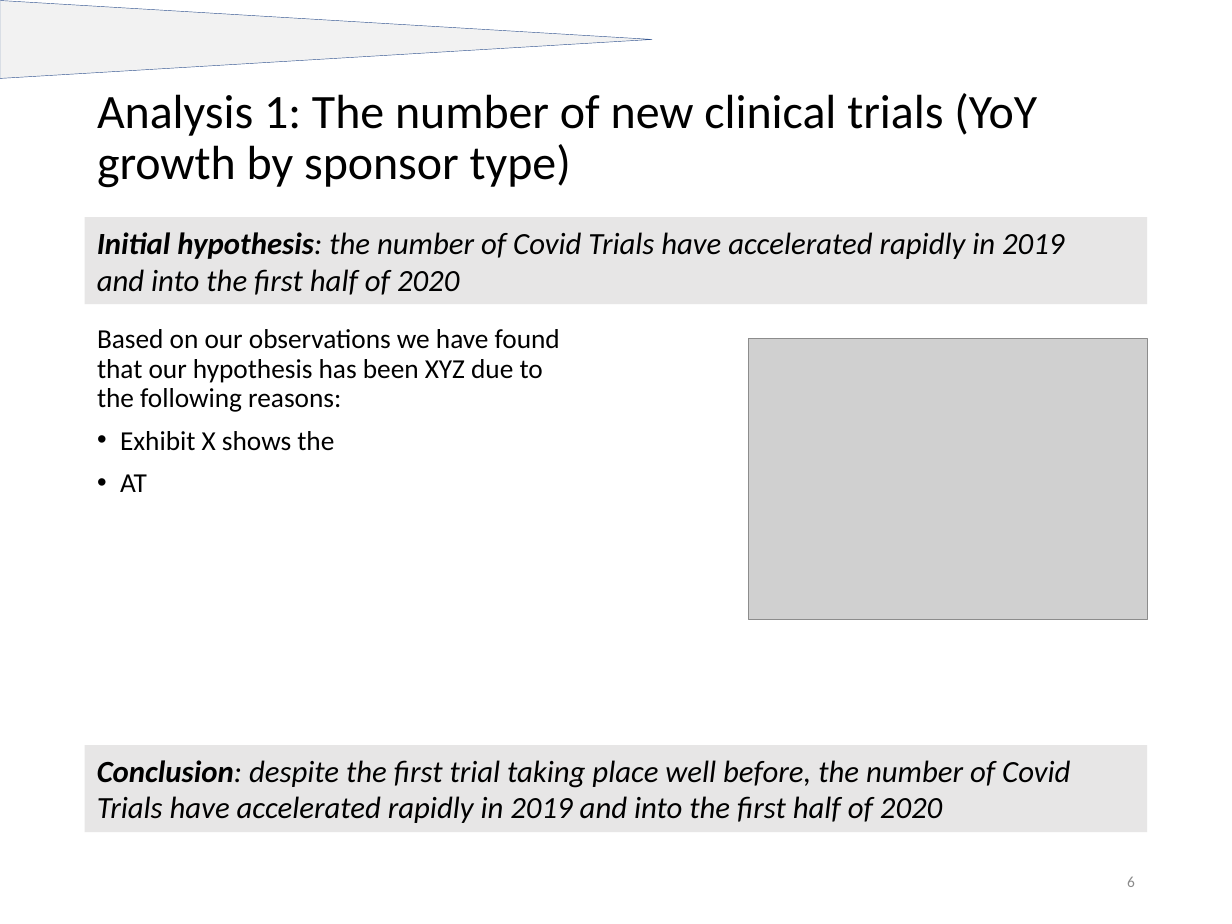
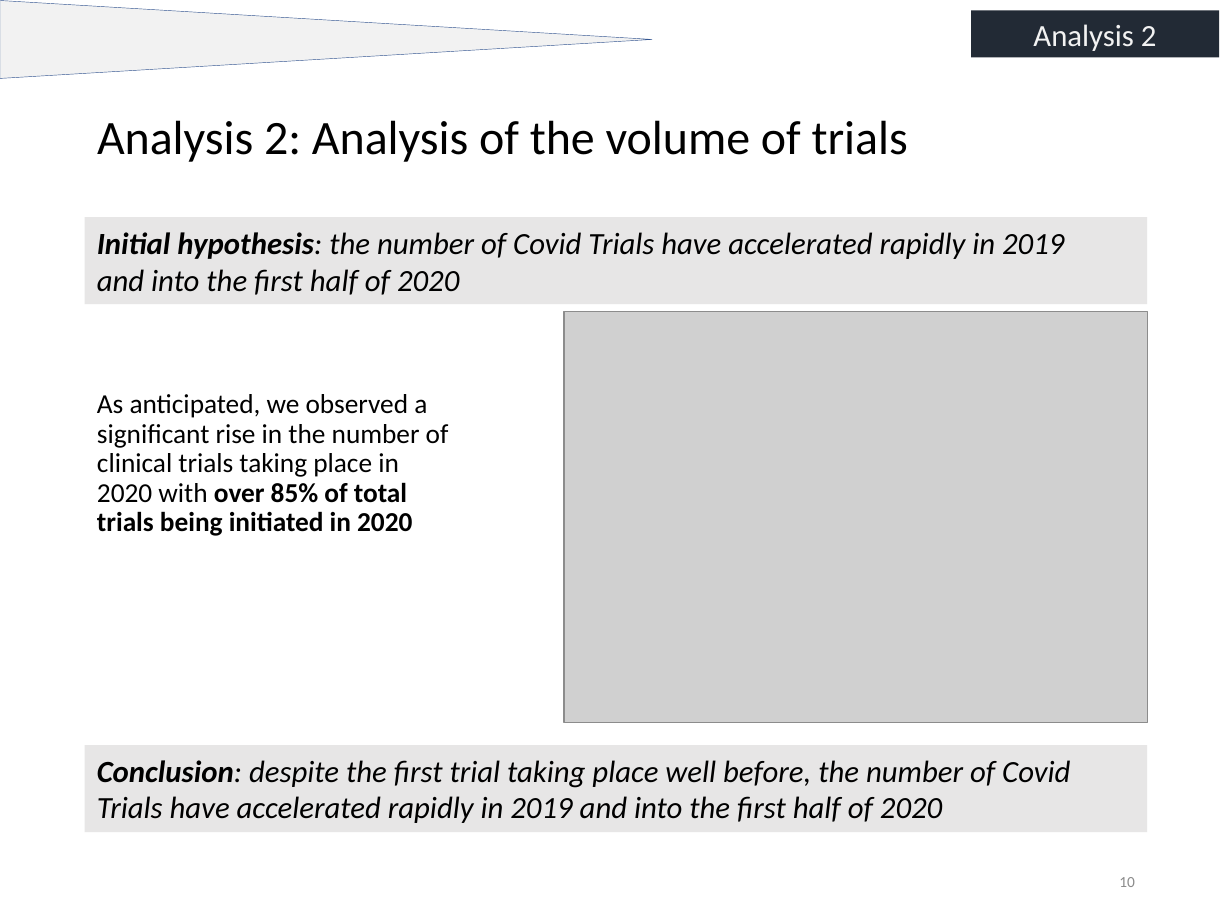
Before and after one commit to nick-nasse/pyd-pyper, a slide deck: slide 10 of 200729 Clinical Trials Analysis_v2.pptx (slide 6 before the commit). Drawn at 1232x924 pixels with LibreOffice and Linux fonts; fonts in the diff are those of the drawing; grey boxes stand for pictures. Boxes give left, top, right and bottom in pixels: in the first picture for what was removed or moved away, otherwise in the second. Text is boxed around its words. In the diff, an @@ line names an element or a change of style, - is before the commit and + after.

```diff
--- a/200729 Clinical Trials Analysis_v2.pptx
+++ b/200729 Clinical Trials Analysis_v2.pptx
@@ rectangle added at (971,10,1218,57), fill #222A35, 18 pt, text #F2F2F2 @@
+Analysis 2
@@ title at (97,120,908,162): text changed @@
-Analysis 1: The number of new clinical trials (YoY growth by sponsor type)
+Analysis 2: Analysis of the volume of trials
@@ text removed at (97,329,560,492) @@
-Based on our observations we have found that our hypothesis has been XYZ due to the following reasons:
-• Exhibit X shows the
-• AT
@@ picture: place and size @@
-picture at (749,339,1147,620)
+picture at (564,312,1147,723)
@@ text added at (97,394,449,536), 16 pt, text #000000 @@
+As anticipated, we observed a significant rise in the number of clinical trials taking place in 2020 with over 85% of total trials being initiated in 2020
@@ page number at (1119,877,1135,887): text changed @@
-6
+10
```
Also in this commit, not shown: 6 other slides changed, 11 slides added, 1 slide removed.
